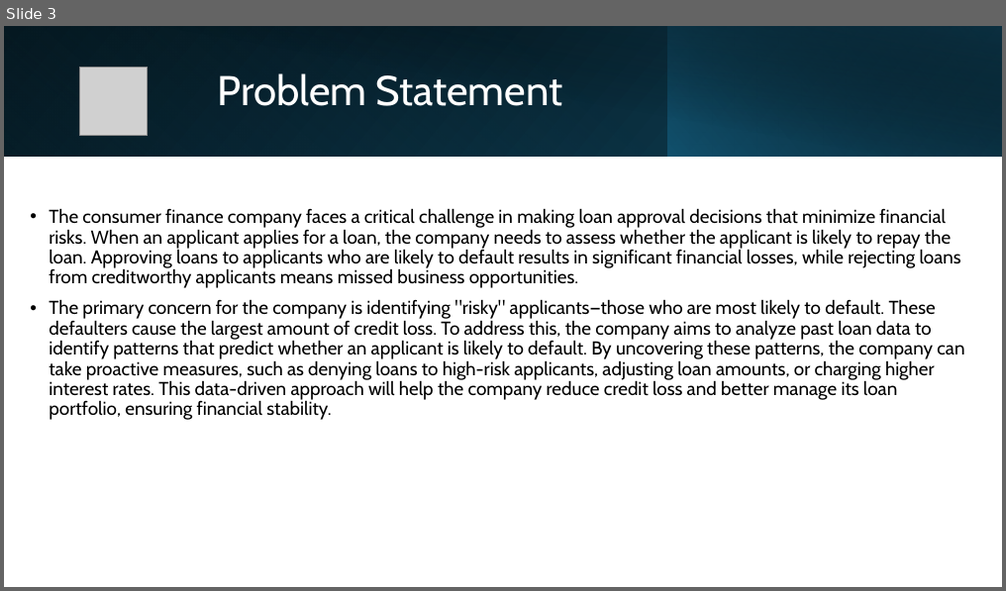
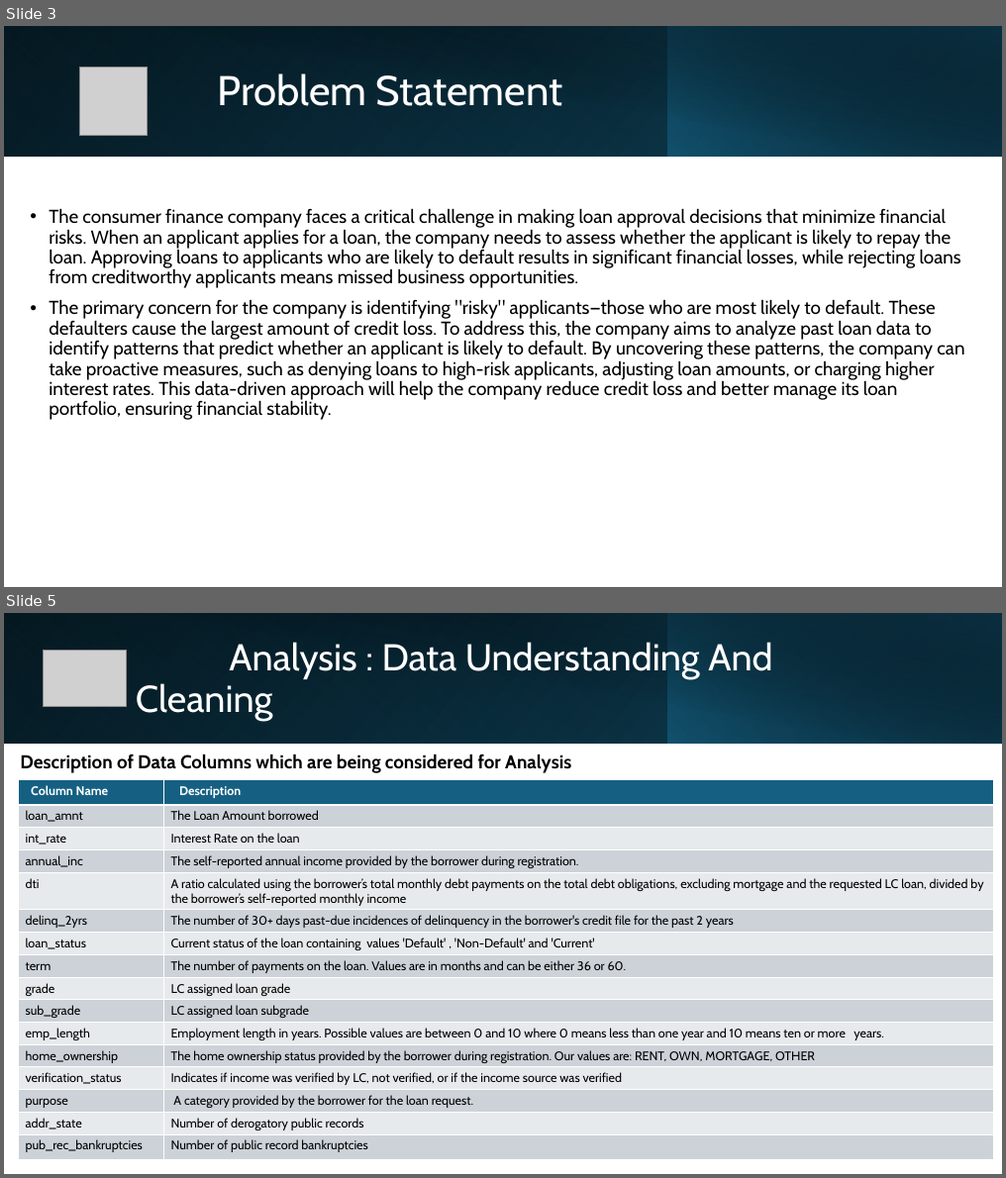
Before and after one commit to pradeephm31/LendingClubCaseStudy, a slide deck: LendingClubCaseStudy.pptx. Shown one above the other, each under a label of ours: slide 3 before the commit, slides 3 and 5 after it; the slides between them are not shown. The pictures are 1006x591 and 1006x1178 pixels, drawn with LibreOffice and Linux fonts; fonts in the diff are those of the drawing; grey boxes stand for pictures. Boxes give left, top, right and bottom in pixels: in the first picture for what was removed or moved away, otherwise in the second. Text is boxed around its words. In the diff, an @@ line names an element or a change of style, - is before the commit and + after.

Commit message:
Attached Column Descriptions for the Columns used in Analysis

```diff
--- a/LendingClubCaseStudy.pptx
+++ b/LendingClubCaseStudy.pptx
@@ slide 5 added at box(4, 613, 1002, 1174), background #FFFFFF @@
@@ rectangle added at box(4, 613, 1002, 744), fill gradient #000000 to #104862 @@
@@ rectangle added at box(4, 613, 668, 744), fill gradient #156082 to #0B3041 @@
@@ rectangle added at box(42, 613, 1002, 744), fill gradient #000000 to #0B3041 @@
@@ title added at box(136, 642, 772, 721), 36 pt, text #FFFFFF @@
+Analysis : Data Understanding And Cleaning
@@ rectangle added at box(668, 613, 1002, 744), fill gradient #156082 to #000000 @@
@@ picture added at box(43, 650, 126, 707) @@
@@ text added at box(20, 754, 571, 773), 18 pt, text #000000, bold @@
+Description of Data Columns which are being considered for Analysis
@@ table added at box(18, 780, 994, 1159), 16 rows, 2 columns @@
+Column Name | Description
+loan_amnt | The Loan Amount borrowed
+int_rate | Interest Rate on the loan
+annual_inc | The self-reported annual income provided by the borrower during registration.
+dti | A ratio calculated using the borrower’s total monthly debt payments on the total debt obligations, excluding mortgage and the requested LC loan, divided by the borrower’s self-reported monthly income
+delinq_2yrs | The number of 30+ days past-due incidences of delinquency in the borrower's credit file for the past 2 years
+loan_status | Current status of the loan containing values 'Default' , 'Non-Default' and 'Current'
+term | The number of payments on the loan. Values are in months and can be either 36 or 60.
+grade | LC assigned loan grade
+sub_grade | LC assigned loan subgrade
+emp_length | Employment length in years. Possible values are between 0 and 10 where 0 means less than one year and 10 means ten or more years.
+home_ownership | The home ownership status provided by the borrower during registration. Our values are: RENT, OWN, MORTGAGE, OTHER
+verification_status | Indicates if income was verified by LC, not verified, or if the income source was verified
+purpose | A category provided by the borrower for the loan request.
+addr_state | Number of derogatory public records
+pub_rec_bankruptcies | Number of public record bankruptcies
```
Also in this commit, not shown: 1 slide changed, 2 other files.
